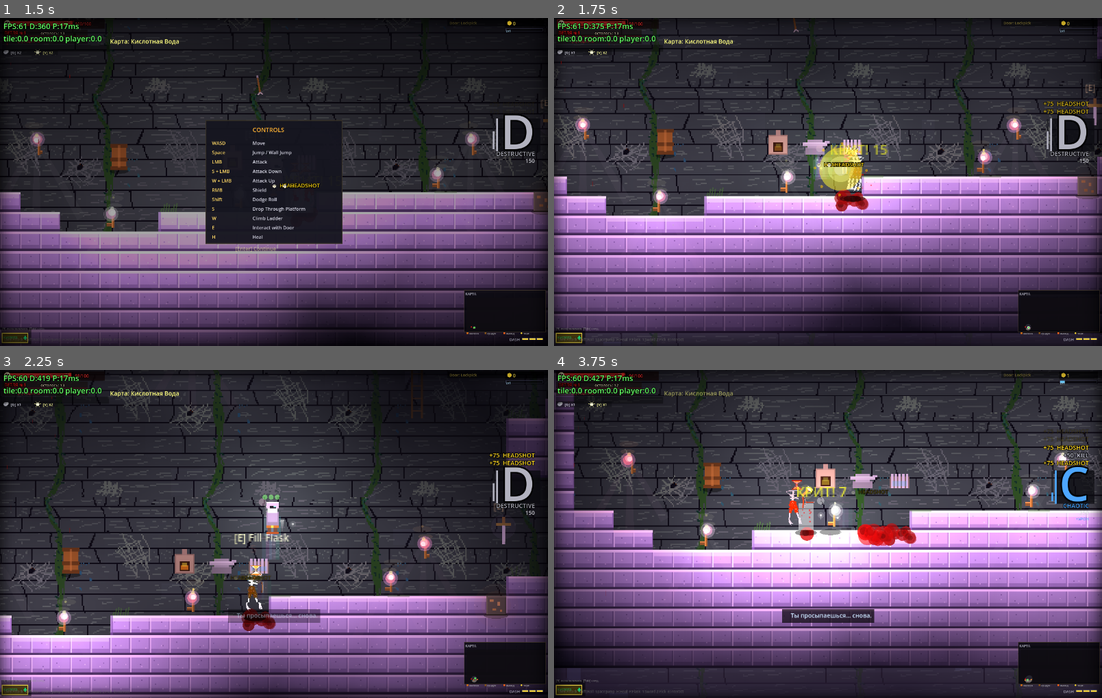
Above: before the commit, frames 1-4 (two rows, left to right).
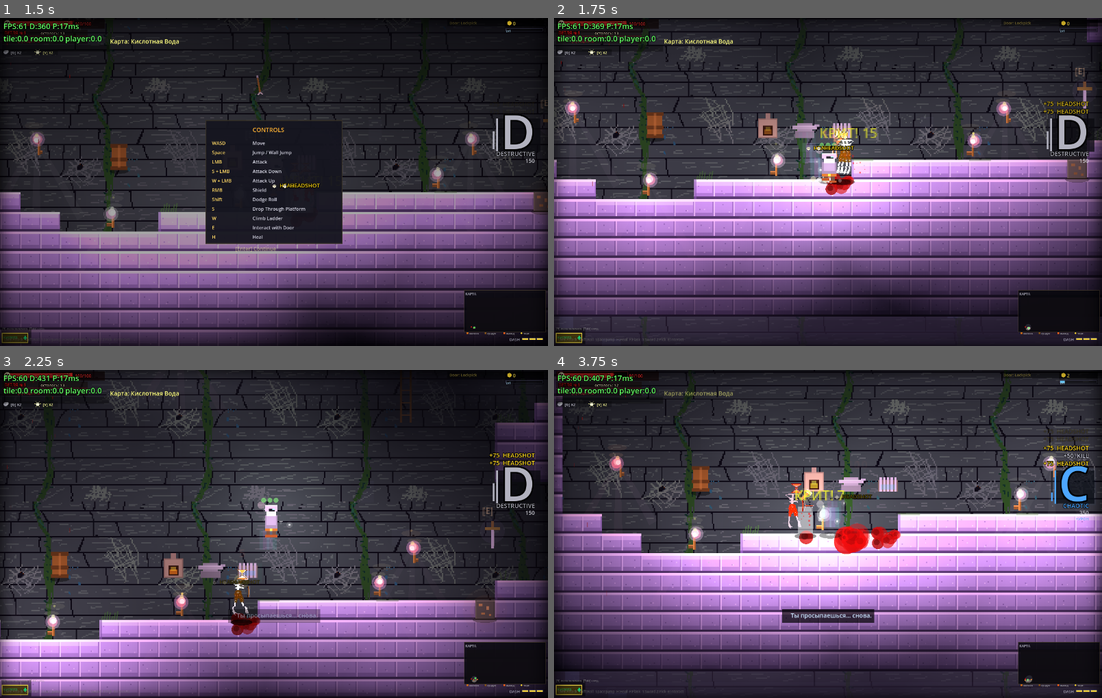
Above: after the commit, the same moments.

Repository: volcraft44/petlya-game
Game: Godot game, scene res://scenes/main.tscn
Two runs of this game, one before a commit and one after it. Both use one fixed random seed, a clock stepped at 60 frames per second and the inputs below.
Inputs (mouse positions are in pixels of both pictures, inside the frame that each line leads up to):
- Up to frame 1 (1.5 s): click "ПРОСТО НАЧАТЬ" at 0.5 s; tap Enter (ui_accept) at 1.25 s; move the mouse to (394, 165) at 1.27 s; hold D (move_right) from 1.28 s (still down); tap X at 1.35 s; click (394, 165) at 1.42 s
- Up to frame 2 (1.75 s): keep holding D (move_right); tap Space (jump) at 1.52 s; tap G at 1.55 s
- Up to frame 3 (2.25 s): tap Space (jump) at 1.82 s; release D (move_right) at 2 s; drag from (164, 550) to (509, 465) at 2.02 s
- Up to frame 4 (3.75 s): move the mouse to (882, 461) at 2.77 s; hold A (move_left) 2.78-3.5 s; tap V at 2.85 s; click (882, 461) at 2.92 s; tap X at 3.05 s; drag from (800, 599) to (811, 481) at 3.52 s

Frame 1 is identical in both runs. In frame 2, 37% of the frame differs, in the area x 0-100%, y 0-98%; in frame 3, 34%; in frame 4, 41%, in the area x 0-100%, y 0-95%.

Commit message:
Remove cases & level modifiers; scrolls on X + mobile button; mouse-aim ranged
- Removed CS case-opening (boss reward goes straight to perk pick) and level
  modifiers (2x damage, +dmg/-HP per sec, etc.) — both per player request.
- Grenades removed (G/V throw handlers gone).
- Scrolls: press X (PC) or new "СВИТ" button (mobile) to use the nearest
  ready scroll; _use_next_scroll() skips ones on cooldown.
- Bows and AWP now aim at the mouse cursor on PC (_get_aim_direction); phone
  keeps directional/facing aim.

Co-Authored-By: Claude Opus 4.8 <noreply@anthropic.com>

Diff:
--- a/scripts/mobile_controls.gd
+++ b/scripts/mobile_controls.gd
@@ -129,6 +129,8 @@
 	_add(Rect2(e_x, e_y, sml, sml), "E", "", "e_key")
 	# Лечение — слева от E
 	_add(Rect2(e_x - gap - sml, e_y, sml, sml), "ЛЕЧ", "", "h_key")
+	# Свиток — над E (использует ближайший доступный свиток)
+	_add(Rect2(e_x, e_y - gap - sml, sml, sml), "СВИТ", "", "x_key")
 
 	# Пауза — верх по центру (нужна редко)
 	_add(Rect2(W * 0.5 - 34, pad, 68, 68), "II", "", "esc_key")
@@ -280,6 +282,9 @@
 			# Двери/предметы ловят именно клавишу E (а не action), плюс
 			# "interact" в input map тоже привязан к E — так работает всё.
 			_send_key(KEY_E, pressed)
+		"x_key":
+			# Свиток — клавиша X
+			_send_key(KEY_X, pressed)
 		"esc_key":
 			# Пауза/настройки — шлём Escape (только на нажатие, не на отпускание)
 			if pressed:
@@ -319,6 +324,8 @@
 		return Color(0.20, 0.75, 0.40)
 	if sp == "e_key":
 		return Color(0.85, 0.80, 0.20)
+	if sp == "x_key":
+		return Color(0.30, 0.70, 0.85)
 	return Color(0.25, 0.25, 0.30)
 
 func _on_draw() -> void:
--- a/scripts/player.gd
+++ b/scripts/player.gd
@@ -1486,15 +1486,7 @@
 		elif inspect_idle_timer >= INSPECT_IDLE_THRESHOLD and not is_inspecting and not is_dead:
 			_start_inspect()
 
-	# === CS-фичи: гранаты ===
-	if event is InputEventKey and event.pressed and event.keycode == KEY_G and not is_dead:
-		if smoke_grenades > 0:
-			_throw_smoke_grenade()
-			smoke_grenades -= 1
-	if event is InputEventKey and event.pressed and event.keycode == KEY_V and not is_dead:
-		if flash_grenades > 0:
-			_throw_flash_grenade()
-			flash_grenades -= 1
+	# Гранаты убраны по просьбе игрока.
 
 	# === Snipe / AWP scope (ПКМ при наличии AWP в руках) ===
 	if event is InputEventMouseButton and event.button_index == MOUSE_BUTTON_RIGHT:
@@ -1515,7 +1507,10 @@
 		if has_pickaxe:
 			using_pickaxe = true
 
-	# Scroll activation: 3 = slot 1, 4 = slot 2 (legacy)
+	# Свитки: X — использовать ближайший доступный свиток (удобная общая кнопка).
+	# 3/4 оставлены как альтернатива на ПК для выбора слота.
+	if event is InputEventKey and event.pressed and event.keycode == KEY_X and not is_dead:
+		_use_next_scroll()
 	if event is InputEventKey and event.pressed and event.keycode == KEY_3:
 		if scrolls.size() > 0:
 			_use_scroll(0)
@@ -2196,8 +2191,12 @@
 		died.emit()
 
 func _get_aim_direction() -> Vector2:
-	# 8-направленное прицеливание: WASD задаёт направление стрельбы.
-	# Если ничего не нажато — стреляет вперёд по направлению взгляда.
+	# На ПК луки и AWP наводятся МЫШКОЙ — стреляем в сторону курсора.
+	if not (OS.get_name() == "Android" or OS.get_name() == "iOS"):
+		var to_mouse := get_global_mouse_position() - (global_position + Vector2(0, -10))
+		if to_mouse.length() > 4.0:
+			return to_mouse.normalized()
+	# Телефон / нет мыши: 8-направленное прицеливание (WASD/джойстик) или взгляд.
 	var aim := Vector2.ZERO
 	if Input.is_action_pressed("move_up"):
 		aim.y -= 1.0
@@ -2413,6 +2412,24 @@
 	var scroll_names = {"dash": "РЫВОК", "kick": "УДАР НОГОЙ", "speed_boost": "УСКОРЕНИЕ", "choke": "УДУШЕНИЕ", "slide": "ПОДКАТ"}
 	weapon_pickup_msg = "СВИТОК: " + scroll_names.get(scroll_id, scroll_id)
 	weapon_msg_timer = 2.0
+
+func _use_next_scroll():
+	# Использует первый свиток не на кулдауне (удобная одна кнопка X / СВИТ).
+	if scrolls.is_empty():
+		weapon_pickup_msg = "Нет свитков"
+		weapon_msg_timer = 0.6
+		return
+	for i in scrolls.size():
+		var sid = scrolls[i]
+		if scroll_cooldowns.get(sid, 0.0) <= 0.0:
+			_use_scroll(i)
+			return
+	# Все на кулдауне — покажем минимальный КД
+	var best := 99.0
+	for sid in scrolls:
+		best = minf(best, scroll_cooldowns.get(sid, 0.0))
+	weapon_pickup_msg = "Свитки на КД: %.1f" % best
+	weapon_msg_timer = 0.6
 
 func _use_scroll(slot: int):
 	if slot >= scrolls.size():
